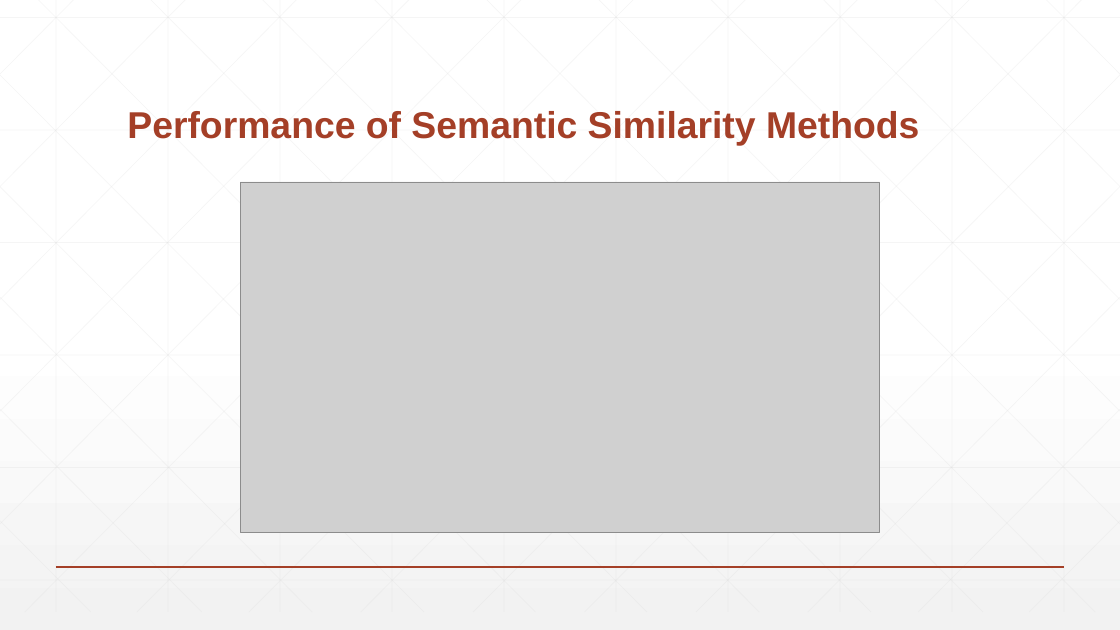
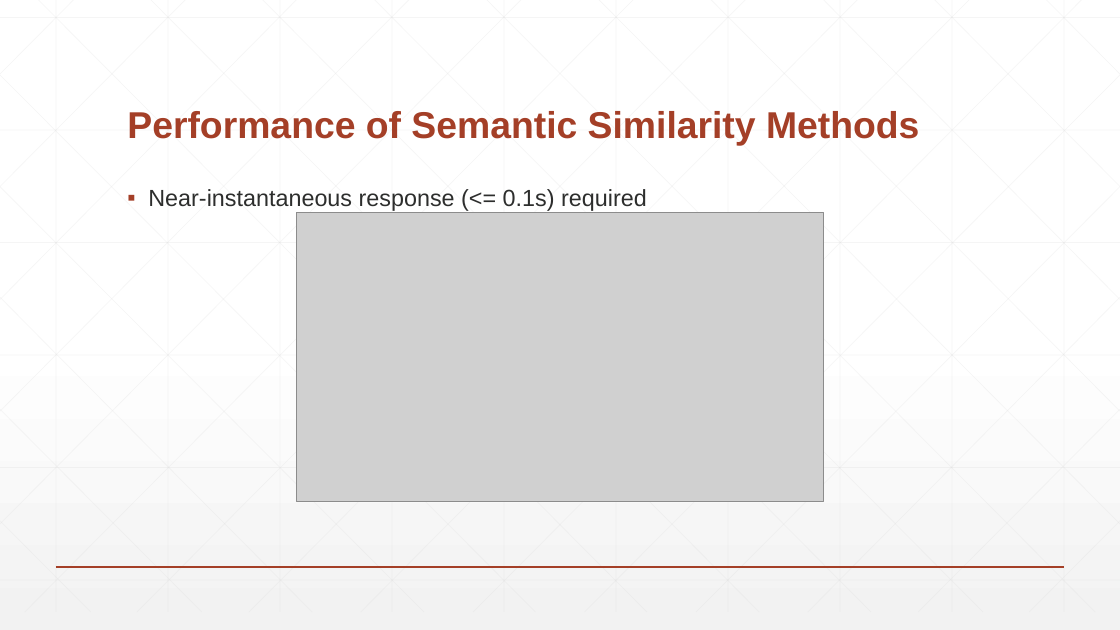
Before and after one commit to BaronKhan/VoiceRecognitionRPG, a slide deck: slide 19 of presentation/presentation.pptx. Drawn at 1120x630 pixels with LibreOffice and Linux fonts; fonts in the diff are those of the drawing; grey boxes stand for pictures. Boxes give left, top, right and bottom in pixels: in the first picture for what was removed or moved away, otherwise in the second. Text is boxed around its words. In the diff, an @@ line names an element or a change of style, - is before the commit and + after.

```diff
--- a/presentation/presentation.pptx
+++ b/presentation/presentation.pptx
@@ text added at (x1=148, y1=189, x2=647, y2=211), 20 pt, text #2D2E2D @@
+▪ Near-instantaneous response (<= 0.1s) required
@@ picture resized from (x1=240, y1=182, x2=880, y2=533) to (x1=297, y1=213, x2=824, y2=502) @@
```
Also in this commit, not shown: 2 other slides changed, 1 other file.
